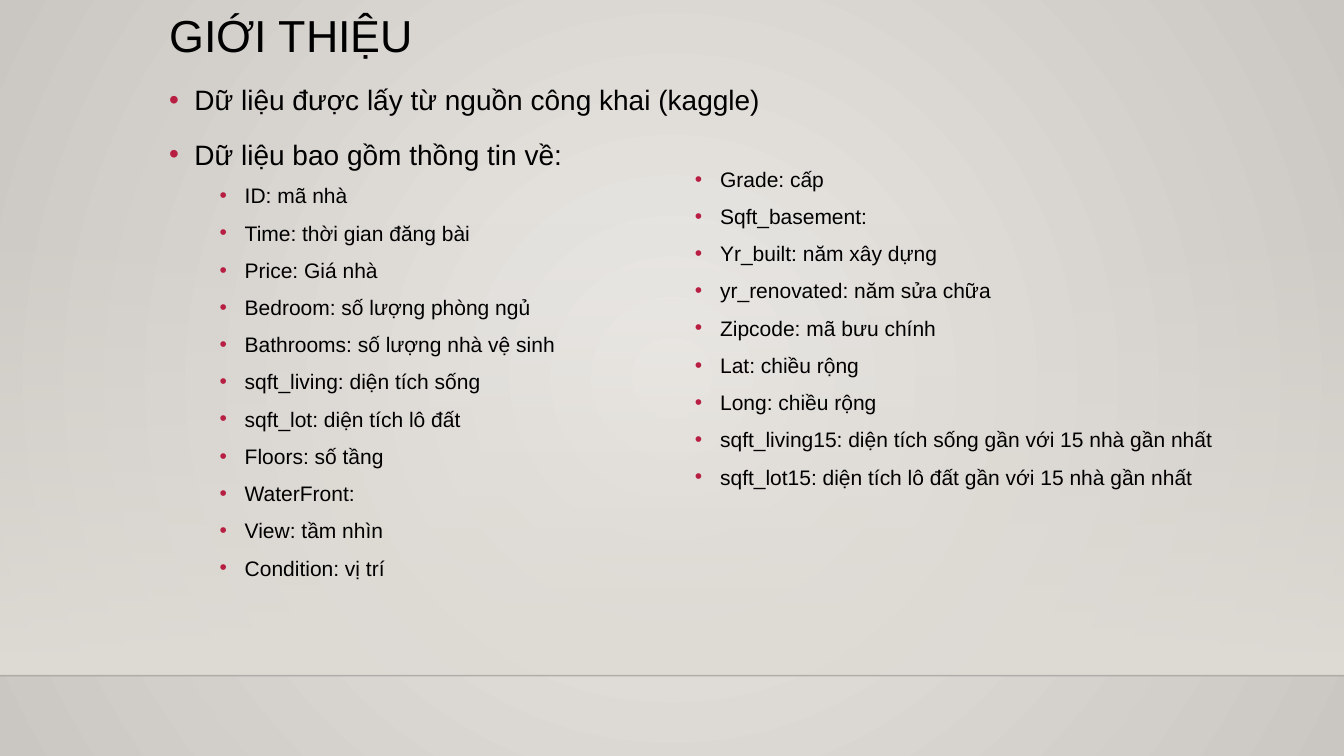
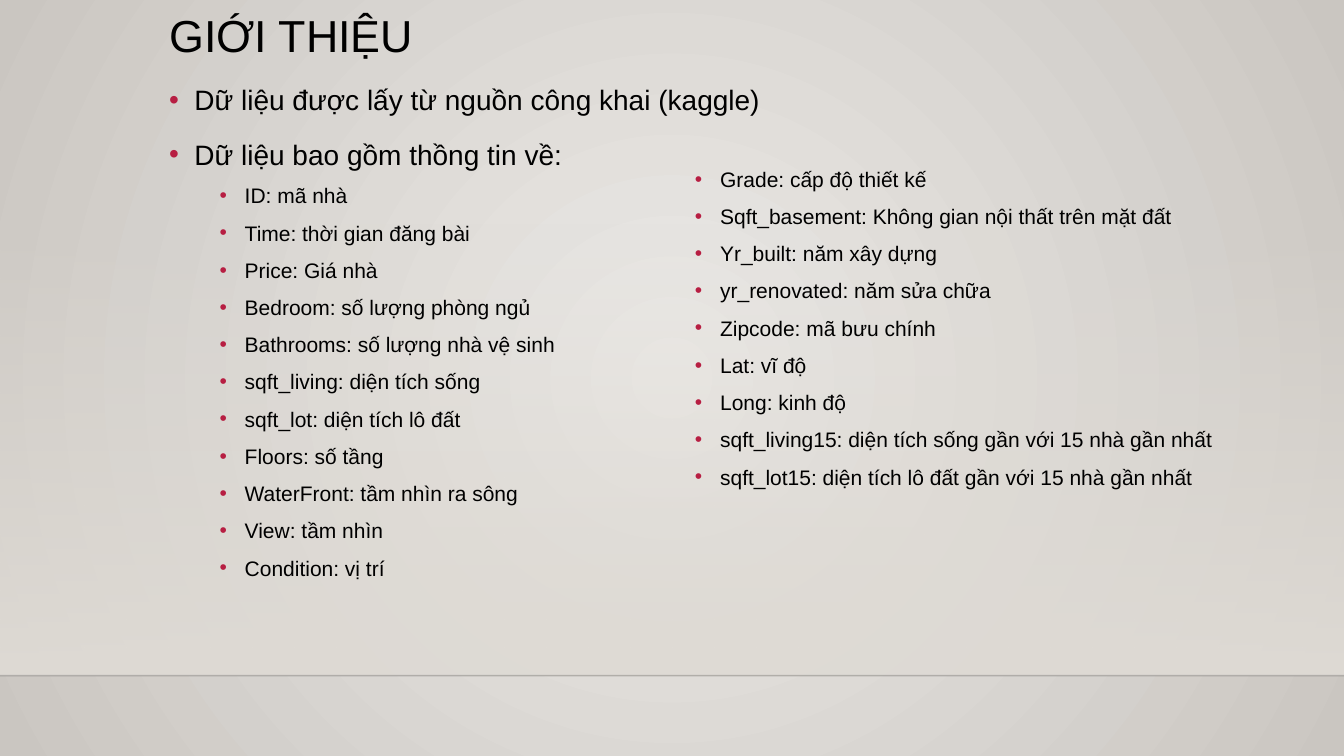
Before and after one commit to DK-Hieu/House_price_prediction, a slide deck: slide 2 of ver_4_kc_house/Mô hình dự đoán giá nhà.pptx. Drawn at 1344x756 pixels with LibreOffice and Linux fonts; fonts in the diff are those of the drawing; background and template pictures are left out. Boxes give left, top, right and bottom in pixels: in the first picture for what was removed or moved away, otherwise in the second. Text is boxed around its words. In the diff, an @@ line names an element or a change of style, - is before the commit and + after.

```diff
--- a/ver_4_kc_house/Mô hình dự đoán giá nhà.pptx
+++ b/ver_4_kc_house/Mô hình dự đoán giá nhà.pptx
@@ text at (x1=720, y1=171, x2=1171, y2=228): text changed @@
-  • Grade: cấp
-  • Sqft_basement:
+  • Grade: cấp độ thiết kế
+  • Sqft_basement: Không gian nội thất trên mặt đất
@@ text at (x1=720, y1=357, x2=846, y2=415): text changed @@
-  • Lat: chiều rộng
-  • Long: chiều rộng
+  • Lat: vĩ độ
+  • Long: kinh độ
@@ text at (x1=245, y1=485, x2=517, y2=506): text changed @@
-  • WaterFront:
+  • WaterFront: tầm nhìn ra sông
```
Also in this commit, not shown: 1 other slide changed, 9 slides added, 1 other file.
